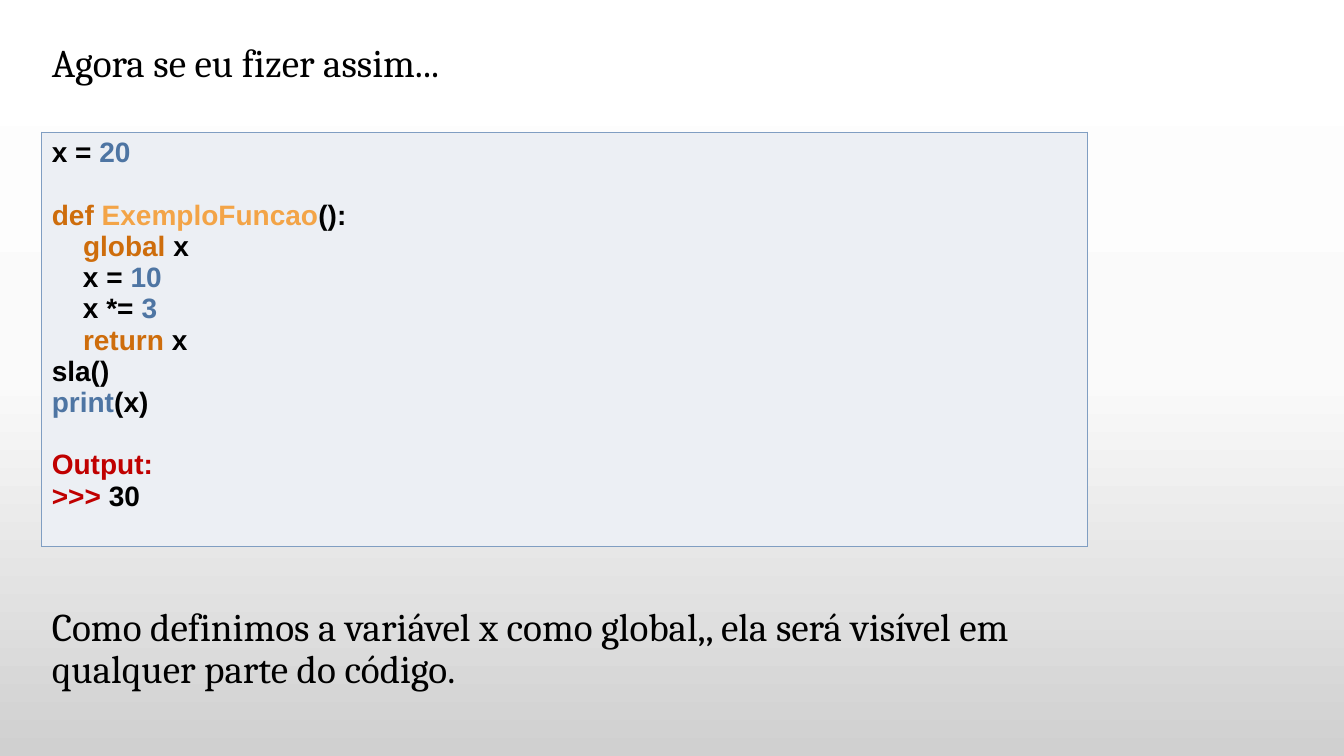
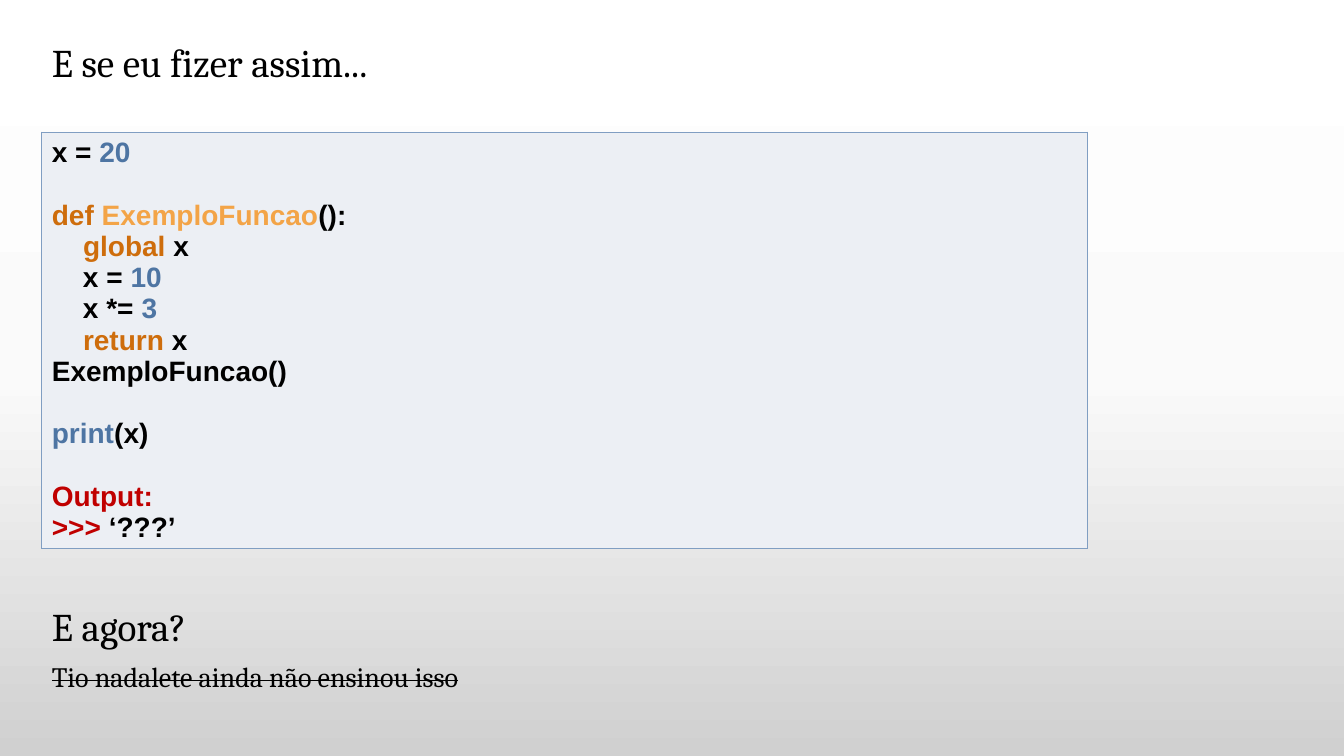
Before and after one commit to daniellygj/Fatec, a slide deck: slide 12 of 1º semestre/Revisões by danny/2º bimestre/Revisão Algoritmos.pptx (slide 7 before the commit). Drawn at 1344x756 pixels with LibreOffice and Linux fonts; fonts in the diff are those of the drawing; background and template pictures are left out. Boxes give left, top, right and bottom in pixels: in the first picture for what was removed or moved away, otherwise in the second. Text is boxed around its words. In the diff, an @@ line names an element or a change of style, - is before the commit and + after.

```diff
--- a/1º semestre/Revisões by danny/2º bimestre/Revisão Algoritmos.pptx
+++ b/1º semestre/Revisões by danny/2º bimestre/Revisão Algoritmos.pptx
@@ text at <box>52,49,458,688</box>: text changed; size 28 to 20 pt @@
-Agora se eu fizer assim...
-Como definimos a variável x como global,, ela será visível em qualquer parte do código.
+E se eu fizer assim...
+E agora?
+Tio nadalete ainda não ensinou isso
@@ table at <box>41,132,1087,579</box> @@
-row 1, column 1: x = 20 / def ExemploFuncao(): / global x / x = 10 / x *= 3 / return x / sla() / print(x) / Output: / >>> 30
+row 1, column 1: x = 20 / def ExemploFuncao(): / global x / x = 10 / x *= 3 / return x / ExemploFuncao() / print(x) / Output: / >>> ‘???’
```
Also in this commit, not shown: 8 other slides changed, 5 slides added.
